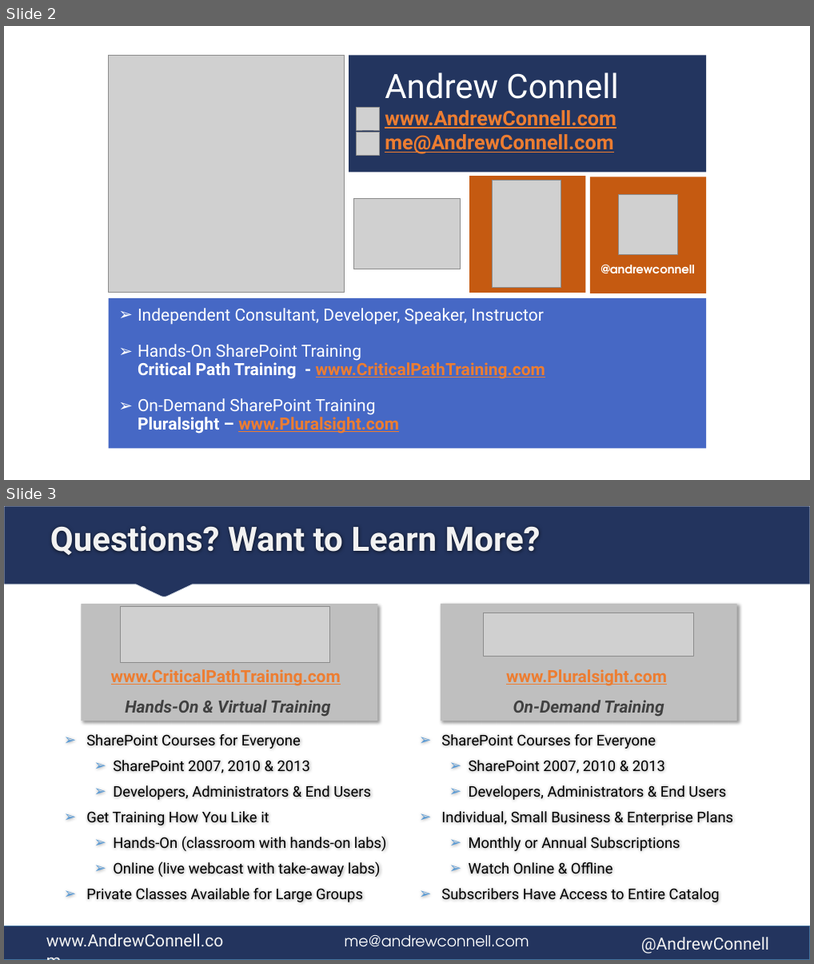
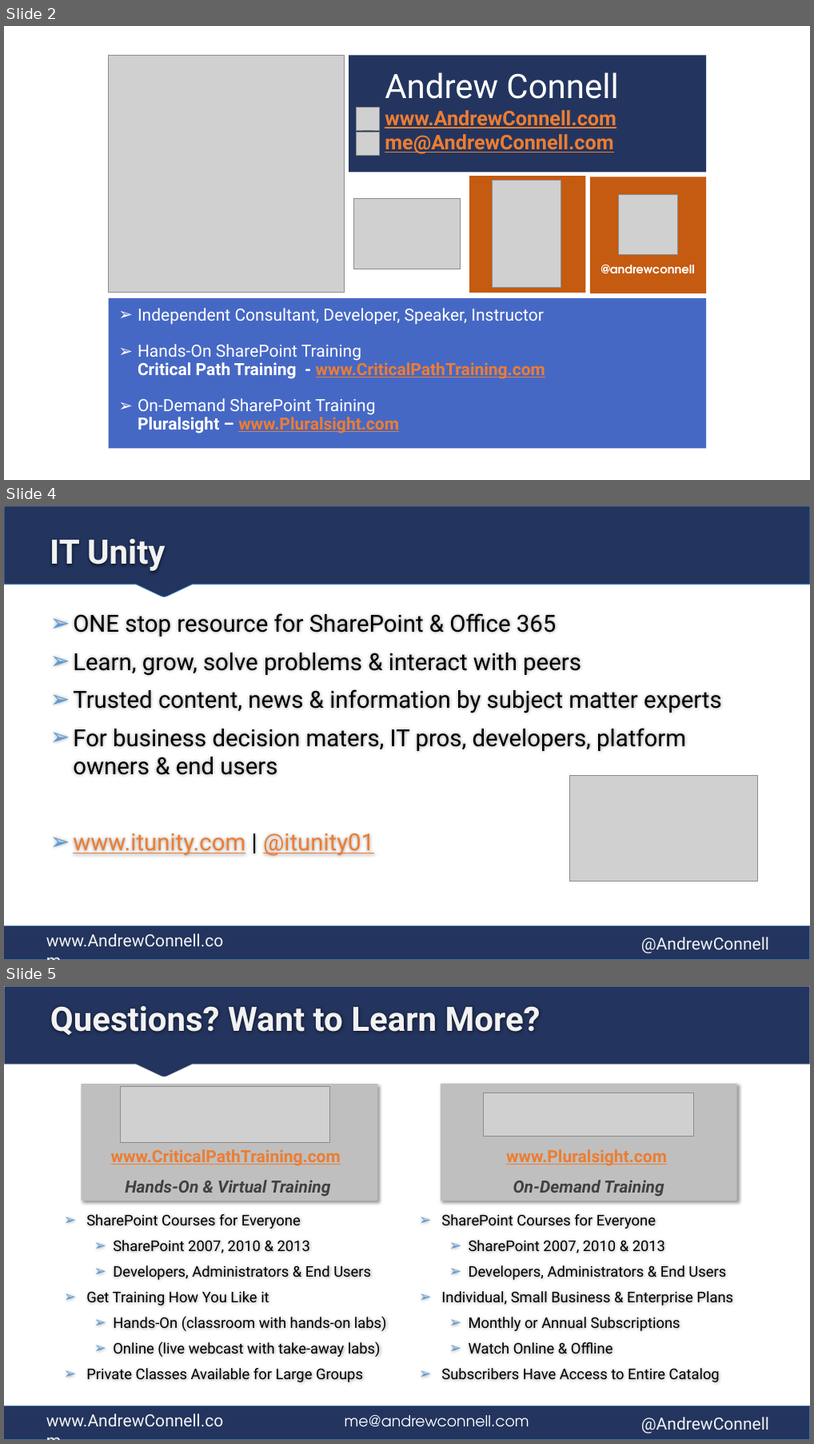
Before and after one commit to andrewconnell/pres-sp15dev-modern-workshop, a slide deck: presentation.pptx. Shown one above the other, each under a label of ours: slides 2 and 3 before the commit, slides 2, 4 and 5 after it; the slides between them are not shown. The pictures are 814x964 and 814x1444 pixels, drawn with LibreOffice and Linux fonts; fonts in the diff are those of the drawing; grey boxes stand for pictures. Boxes give left, top, right and bottom in pixels: in the first picture for what was removed or moved away, otherwise in the second. Text is boxed around its words. In the diff, an @@ line names an element or a change of style, - is before the commit and + after.

Commit message:
updated bio to include ITUnity

```diff
--- a/presentation.pptx
+++ b/presentation.pptx
@@ slide 4 added at box(4, 506, 810, 960), background #FFFFFF; not listed: 3 template elements that a slide beside it also shows @@
@@ freeform shape added at box(4, 506, 810, 596), fill #23345E, outline #5B9BD5 0.75 pt @@
@@ title added at box(50, 539, 165, 572), 40 pt, text #F2F2F2, bold @@
+IT Unity
@@ text added at box(73, 613, 722, 856), 28 pt, text #000000 @@
+➢ ONE stop resource for SharePoint & Office 365
+➢ Learn, grow, solve problems & interact with peers
+➢ Trusted content, news & information by subject matter experts
+➢ For business decision maters, IT pros, developers, platform owners & end users
+➢ www.itunity.com | @itunity01
@@ picture added at box(570, 776, 758, 881) @@
@@ what was slide 3 is now slide 5 @@
```
Also in this commit, not shown: 1 other slide added, 1 other file.
